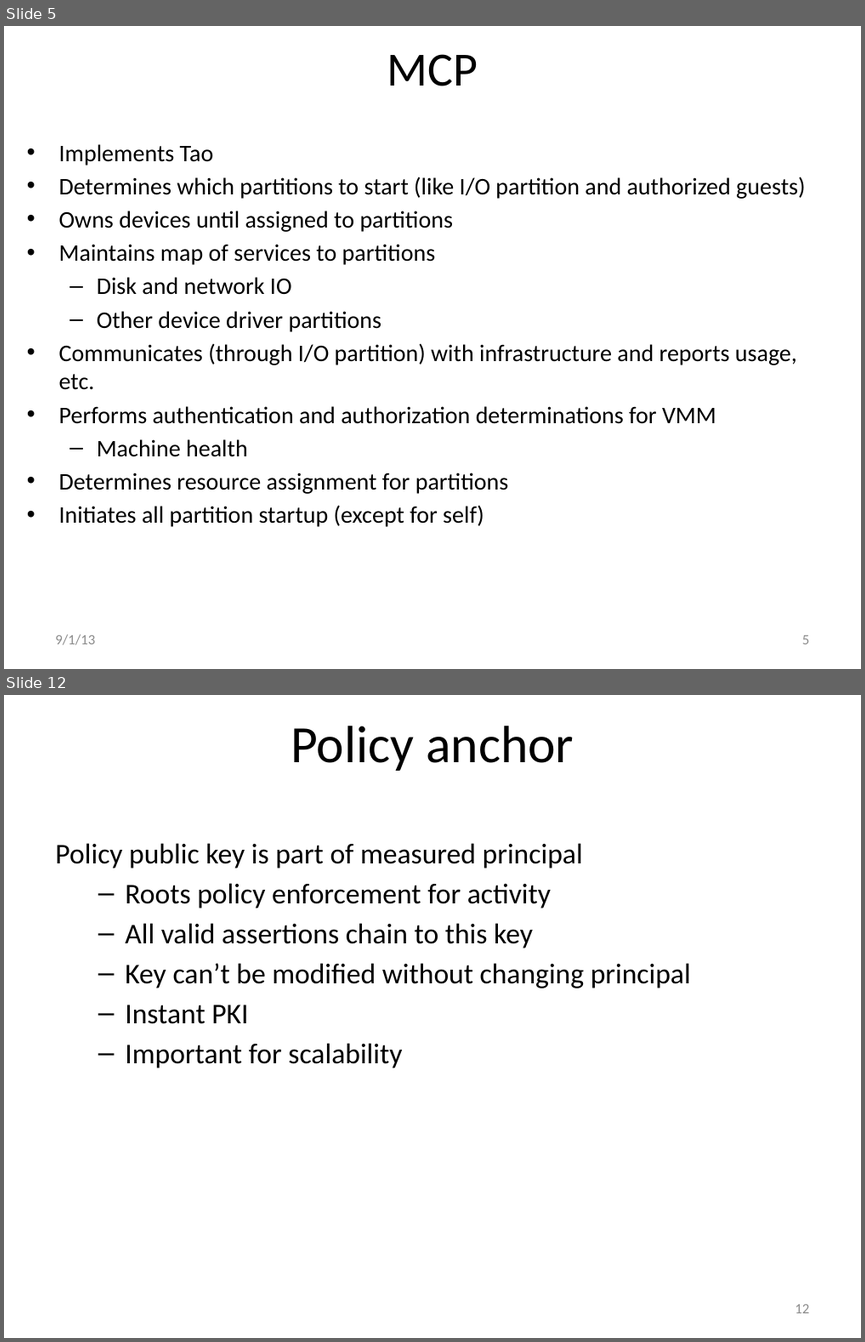
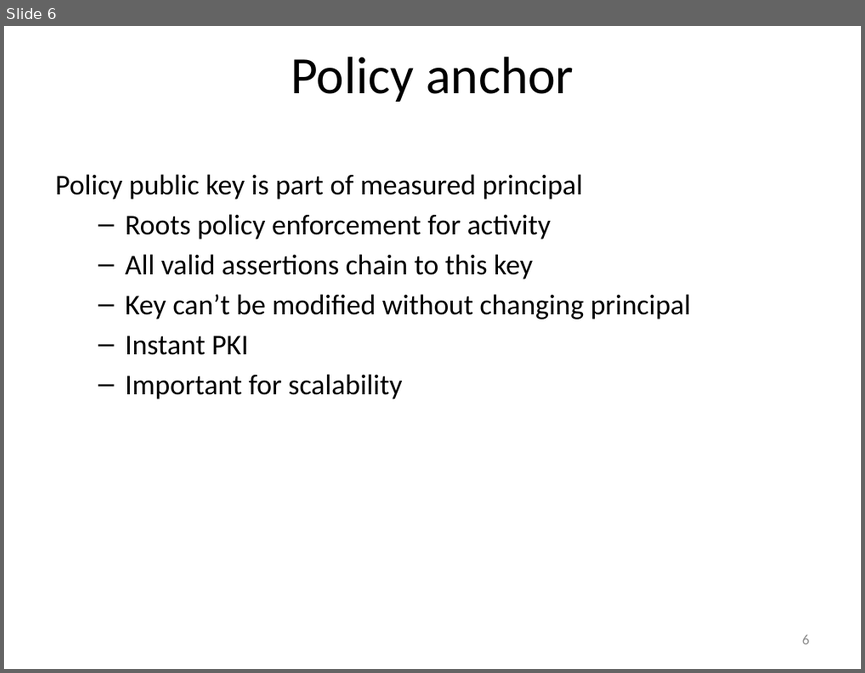
Before and after one commit to jlmucb/cloudproxy, a slide deck: Doc/Hypervisor.pptx. Shown one above the other, each under a label of ours: slides 5 and 12 before the commit, slide 6 after it; the slides between them are not shown. The pictures are 865x1342 and 865x673 pixels, drawn with LibreOffice and Linux fonts; fonts in the diff are those of the drawing. Boxes give left, top, right and bottom in pixels: in the first picture for what was removed or moved away, otherwise in the second. Text is boxed around its words. In the diff, an @@ line names an element or a change of style, - is before the commit and + after.

```diff
--- a/Doc/Hypervisor.pptx
+++ b/Doc/Hypervisor.pptx
@@ slide 5 removed at [4, 26, 861, 669], background #FFFFFF @@
@@ title removed at [387, 54, 478, 86] @@
-MCP
@@ text removed at [59, 144, 805, 527] @@
-• Implements Tao
-• Determines which partitions to start (like I/O partition and authorized guests)
-• Owns devices until assigned to partitions
-• Maintains map of services to partitions
-  – Disk and network IO
-  – Other device driver partitions
-• Communicates (through I/O partition) with infrastructure and reports usage, etc.
-• Performs authentication and authorization determinations for VMM
-  – Machine health
-• Determines resource assignment for partitions
-• Initiates all partition startup (except for self)
@@ text removed at [55, 634, 95, 645] @@
-9/1/13
@@ page number removed at [802, 635, 809, 644] @@
-5
@@ what was slide 12 is now slide 6 @@
@@ page number at [802, 635, 809, 644]: text changed @@
-12
+6
```
Also in this commit, not shown: 10 slides changed, 8 slides added, 2 other slides removed, 9 other files.
